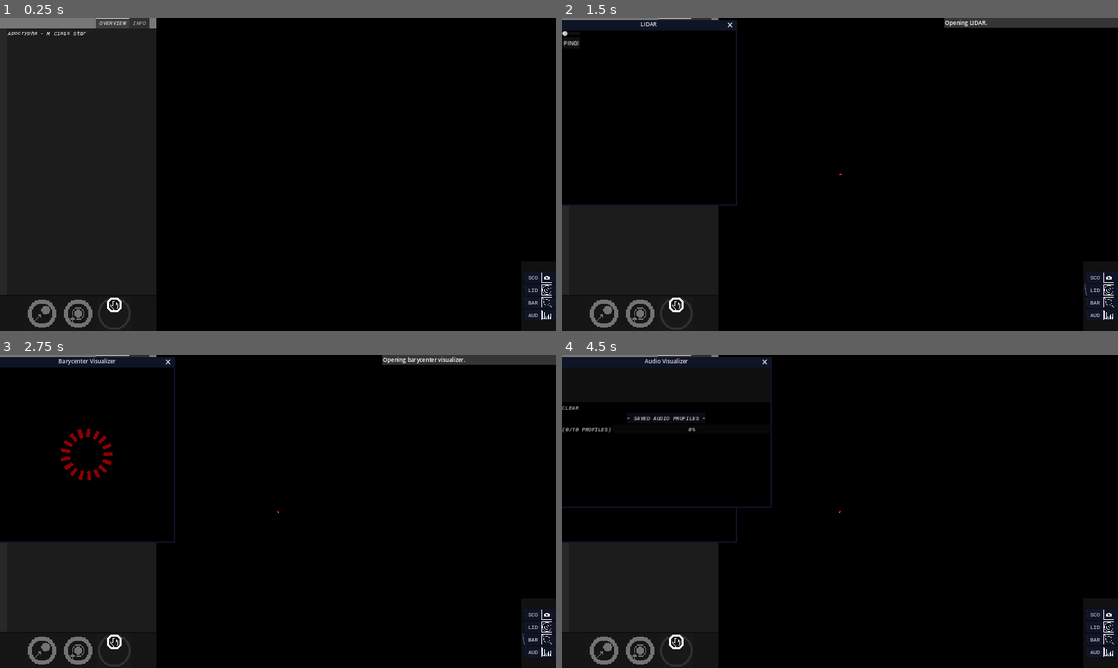
Above: before the commit, frames 1-4 (two rows, left to right).
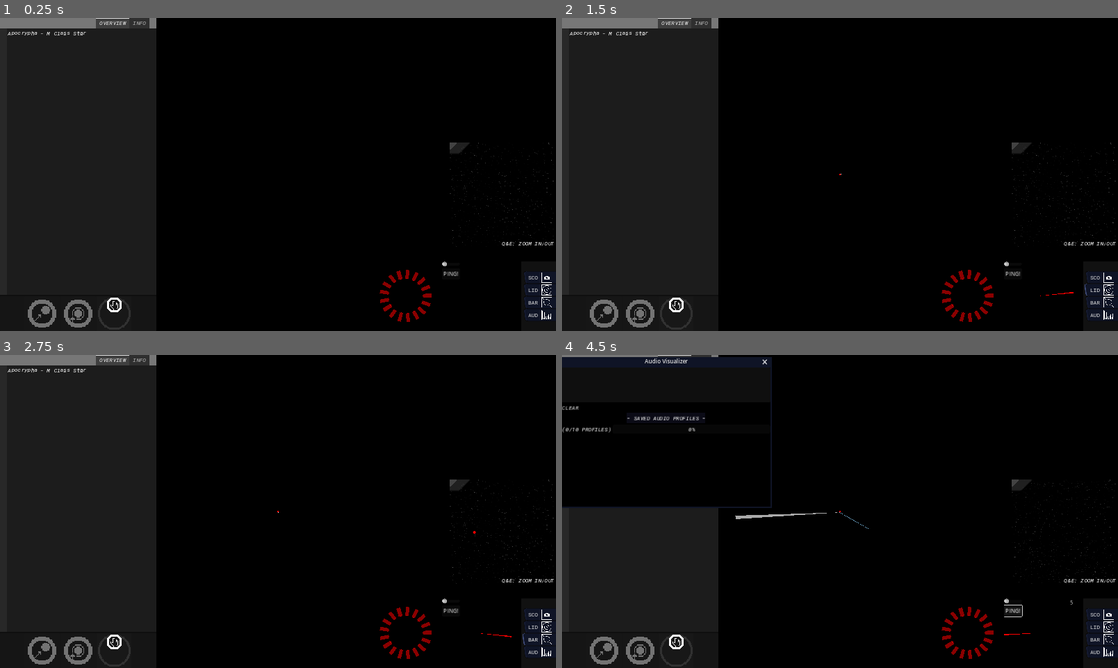
Above: after the commit, the same moments.

Repository: KermitGodFrog/Stellar-Cartography
Game: Godot game, scene res://Scenes/Game Master/gameMaster.tscn
Same seed, same stepped clock (60 frames per second), same inputs: the game is played once before the commit and once after it. Sound files missing from this copy of the repository are replaced by a short silence.
Inputs (mouse positions are in pixels of both pictures, inside the frame that each line leads up to):
- Up to frame 1 (0.25 s): no input
- Up to frame 2 (1.5 s): click "SCO" at 0.5 s; click "LID" at 1.25 s
- Up to frame 3 (2.75 s): click "BAR" at 2 s
- Up to frame 4 (4.5 s): click "AUD" at 2.75 s; click (678, 649) at 3.5 s; click "PING!" at 4.25 s

The runs differ from the first frame. In frame 1, 0.6% of the frame differs, in the area x 68-100%, y 39-98%; in frame 2, 18%; in frame 3, 18%, in the area x 0-100%, y 0-98%; in frame 4, 3.8%.
Error after the commit: Attempt to call function 'popup' in base 'null instance' on a null instance. (res://Scenes/Game/game.gd:422)

Commit message:
Made certain windows part of UI. Stashing changes before changing how input is handled across the game.

Diff:
--- a/Scenes/Barycenter Visualizer/barycenter_visualizer.tscn
+++ b/Scenes/Barycenter Visualizer/barycenter_visualizer.tscn
@@ -1,15 +1,11 @@
-[gd_scene load_steps=3 format=3 uid="uid://oqkfuasvgtj6"]
+[gd_scene load_steps=2 format=3 uid="uid://oqkfuasvgtj6"]
 
-[ext_resource type="Theme" uid="uid://bxsxiysg4ln2k" path="res://Scenes/window_theme.tres" id="1_q8gvx"]
 [ext_resource type="Script" path="res://Scenes/Barycenter Visualizer/barycenter_visualizer.gd" id="1_tynt4"]
 
-[node name="barycenter_visualizer_window" type="Window"]
-title = "Barycenter Visualizer"
-position = Vector2i(0, 36)
-size = Vector2i(500, 500)
-visible = false
-unresizable = true
-theme = ExtResource("1_q8gvx")
+[node name="barycenter_visualizer_window" type="SubViewport"]
+disable_3d = true
+transparent_bg = true
+size = Vector2i(200, 200)
 
 [node name="barycenter_control" type="Control" parent="."]
 layout_mode = 3
@@ -17,5 +13,3 @@
 offset_right = 40.0
 offset_bottom = 40.0
 script = ExtResource("1_tynt4")
-
-[connection signal="close_requested" from="." to="barycenter_control" method="_on_barycenter_visualizer_window_close_requested"]
--- a/Scenes/Game/game.gd
+++ b/Scenes/Game/game.gd
@@ -3,9 +3,9 @@
 
 var world: worldAPI
 @onready var system_map = $system_window/system
-@onready var system_3d = $system_3d_window/system_3d
-@onready var sonar = $sonar_window/sonar_control
-@onready var barycenter_visualizer = $barycenter_visualizer_window/barycenter_control
+@onready var system_3d = $system_window/system/camera/canvas/control/scopes_container/system_3d_window/system_3d
+@onready var sonar = $system_window/system/camera/canvas/control/horizontal/sonar_container/sonar_window/sonar_control
+@onready var barycenter_visualizer = $system_window/system/camera/canvas/control/horizontal/barycenter_container/barycenter_visualizer_window/barycenter_control
 @onready var audio_visualizer = $audio_visualizer_window/audio_control
 @onready var station_ui = $station_window/station_control
 @onready var dialogue_manager = $dialogueManager
@@ -118,7 +118,7 @@
 	dialogue_manager.set("player", world.player)
 
 	#SETTING WHETHER SYSTEM MAP HAS FOCUS OR NOT (SINCE ITS A NODE IT CANNOT USE HAS_FOCUS() DIRECTLY!)
-	if $system_3d_window.has_focus() or $sonar_window.has_focus() or $barycenter_visualizer_window.has_focus() or $audio_visualizer_window.has_focus() or $station_window.has_focus(): system_map.has_focus = false
+	if $audio_visualizer_window.has_focus() or $station_window.has_focus(): system_map.has_focus = false
 	else: system_map.has_focus = true
 	pass
 
--- a/Scenes/Game/game.tscn
+++ b/Scenes/Game/game.tscn
@@ -1,10 +1,7 @@
-[gd_scene load_steps=10 format=3 uid="uid://o18qlgh0vvwn"]
+[gd_scene load_steps=7 format=3 uid="uid://o18qlgh0vvwn"]
 
 [ext_resource type="Script" path="res://Scenes/Game/game.gd" id="1_mtv75"]
 [ext_resource type="PackedScene" uid="uid://bhroagne3v4wq" path="res://Scenes/System Map/system_map.tscn" id="2_jilbx"]
-[ext_resource type="PackedScene" uid="uid://co52u63cyk220" path="res://Scenes/System 3D/system_3d.tscn" id="4_53ki8"]
-[ext_resource type="PackedScene" uid="uid://chwm82adl21cm" path="res://Scenes/Sonar Interface/sonar_interface.tscn" id="4_lnw4j"]
-[ext_resource type="PackedScene" uid="uid://oqkfuasvgtj6" path="res://Scenes/Barycenter Visualizer/barycenter_visualizer.tscn" id="5_wmjnw"]
 [ext_resource type="PackedScene" uid="uid://dtbagvxj5to3" path="res://Scenes/Station UI/station_ui.tscn" id="6_g2s4t"]
 [ext_resource type="PackedScene" uid="uid://bwlfi3x5r51fo" path="res://Scenes/Audio Visualizer/audio_visualizer.tscn" id="7_uparo"]
 [ext_resource type="PackedScene" uid="uid://ckd75fjfh7urh" path="res://Data/Dialogue/dialogueManager.tscn" id="8_egtoq"]
@@ -15,12 +12,6 @@
 script = ExtResource("1_mtv75")
 
 [node name="system_window" parent="." instance=ExtResource("2_jilbx")]
-
-[node name="system_3d_window" parent="." instance=ExtResource("4_53ki8")]
-
-[node name="sonar_window" parent="." instance=ExtResource("4_lnw4j")]
-
-[node name="barycenter_visualizer_window" parent="." instance=ExtResource("5_wmjnw")]
 
 [node name="audio_visualizer_window" parent="." instance=ExtResource("7_uparo")]
 
--- a/Scenes/Sonar Interface/sonar_interface.gd
+++ b/Scenes/Sonar Interface/sonar_interface.gd
@@ -24,7 +24,7 @@
 	else:
 		cooldown_label.set_text("")
 
-	if Input.is_action_pressed("left_mouse") and owner.has_focus() and not mouse_over_ui:
+	if Input.is_action_pressed("left_mouse") and not mouse_over_ui:
 		ping_direction = get_screen_centre().direction_to(get_global_mouse_position())
 	queue_redraw()
 	pass
--- a/Scenes/Sonar Interface/sonar_interface.tscn
+++ b/Scenes/Sonar Interface/sonar_interface.tscn
@@ -1,15 +1,11 @@
-[gd_scene load_steps=3 format=3 uid="uid://chwm82adl21cm"]
+[gd_scene load_steps=2 format=3 uid="uid://chwm82adl21cm"]
 
 [ext_resource type="Script" path="res://Scenes/Sonar Interface/sonar_interface.gd" id="1_bmylm"]
-[ext_resource type="Theme" uid="uid://bxsxiysg4ln2k" path="res://Scenes/window_theme.tres" id="1_rjt1s"]
 
-[node name="sonar_window" type="Window"]
-title = "LIDAR"
-position = Vector2i(0, 36)
-size = Vector2i(500, 500)
-visible = false
-unresizable = true
-theme = ExtResource("1_rjt1s")
+[node name="sonar_window" type="SubViewport"]
+disable_3d = true
+transparent_bg = true
+size = Vector2i(200, 200)
 
 [node name="background" type="TextureRect" parent="."]
 texture_filter = 1
@@ -66,7 +62,6 @@
 "
 horizontal_alignment = 2
 
-[connection signal="close_requested" from="." to="sonar_control" method="_on_sonar_window_close_requested"]
 [connection signal="mouse_entered" from="sonar_control/flow_container/ping_button" to="sonar_control" method="_on_ping_button_mouse_entered"]
 [connection signal="mouse_exited" from="sonar_control/flow_container/ping_button" to="sonar_control" method="_on_ping_button_mouse_exited"]
 [connection signal="pressed" from="sonar_control/flow_container/ping_button" to="sonar_control" method="_on_ping_button_pressed"]
--- a/Scenes/System 3D/system_3d.gd
+++ b/Scenes/System 3D/system_3d.gd
@@ -61,7 +61,7 @@
 
 	#zooming
 	var zoom_axis = Input.get_axis("zoom_in", "zoom_out")
-	if zoom_axis and owner.has_focus():
+	if zoom_axis:
 		if not (zoom_axis == -1 and camera.fov == 10) and not (zoom_axis == 1 and camera.fov == 75):
 			camera.fov += zoom_axis
 
--- a/Scenes/System 3D/system_3d.tscn
+++ b/Scenes/System 3D/system_3d.tscn
@@ -1,7 +1,6 @@
-[gd_scene load_steps=13 format=3 uid="uid://co52u63cyk220"]
+[gd_scene load_steps=12 format=3 uid="uid://co52u63cyk220"]
 
 [ext_resource type="Script" path="res://Scenes/System 3D/system_3d.gd" id="1_a351o"]
-[ext_resource type="Theme" uid="uid://bxsxiysg4ln2k" path="res://Scenes/window_theme.tres" id="1_xv7x4"]
 [ext_resource type="Shader" path="res://Scenes/pixelate_shader.gdshader" id="2_ra6gs"]
 [ext_resource type="Shader" uid="uid://bqci5ex5ef2a6" path="res://Scenes/System 3D/sky_shader.tres" id="3_buwkt"]
 [ext_resource type="FontFile" uid="uid://xrcqj2080elm" path="res://Graphics/Fonts/RobotoMono Medium.ttf" id="3_wi6mv"]
@@ -40,14 +39,9 @@
 tonemap_mode = 2
 tonemap_exposure = 2.0
 
-[node name="system_3d_window" type="Window"]
+[node name="system_3d_window" type="SubViewport"]
 canvas_item_default_texture_filter = 0
-title = "Scopes"
-position = Vector2i(0, 36)
-size = Vector2i(500, 500)
-visible = false
-unresizable = true
-theme = ExtResource("1_xv7x4")
+size = Vector2i(300, 300)
 
 [node name="system_3d" type="Node3D" parent="."]
 script = ExtResource("1_a351o")
@@ -106,5 +100,3 @@
 
 [node name="star_omni_light" type="OmniLight3D" parent="system_3d"]
 omni_range = 4096.0
-
-[connection signal="close_requested" from="." to="system_3d" method="_on_system_3d_window_close_requested"]
--- a/Scenes/System Map/system_map.gd
+++ b/Scenes/System Map/system_map.gd
@@ -210,6 +210,11 @@
 	queue_redraw()
 	pass
 
+func _unhandled_input(event):
+	pass
+
+
+
 func _draw():
 	draw_map()
 	draw_sonar()
--- a/Scenes/System Map/system_map.tscn
+++ b/Scenes/System Map/system_map.tscn
@@ -10,9 +10,12 @@
 [ext_resource type="Theme" uid="uid://br33hy3pgvm14" path="res://Scenes/System Map/system_map_APPS_theme.tres" id="8_a7cgy"]
 [ext_resource type="Texture2D" uid="uid://by3kiv6a2b0ef" path="res://Graphics/scopes_icon.png" id="8_jefec"]
 [ext_resource type="Script" path="res://Scenes/System Map/console.gd" id="8_oaj06"]
+[ext_resource type="PackedScene" uid="uid://oqkfuasvgtj6" path="res://Scenes/Barycenter Visualizer/barycenter_visualizer.tscn" id="9_2aiel"]
 [ext_resource type="Texture2D" uid="uid://btt2br45f8t21" path="res://Graphics/sonar_icon.png" id="9_4nwtv"]
 [ext_resource type="Script" path="res://Scenes/System Map/ui_apps_scroll.gd" id="9_pw1kh"]
+[ext_resource type="PackedScene" uid="uid://chwm82adl21cm" path="res://Scenes/Sonar Interface/sonar_interface.tscn" id="10_48t0n"]
 [ext_resource type="Texture2D" uid="uid://dmbeihbgpfdbj" path="res://Graphics/barycenter_icon.png" id="10_ih8qm"]
+[ext_resource type="PackedScene" uid="uid://co52u63cyk220" path="res://Scenes/System 3D/system_3d.tscn" id="11_domud"]
 [ext_resource type="Texture2D" uid="uid://csvtv1sy2k3ns" path="res://Graphics/audio_visualizer_icon.png" id="11_lvg8y"]
 [ext_resource type="AudioStream" uid="uid://cc05rvmmtxsev" path="res://Sound/SFX/LIDAR/scanning_1.wav" id="15_gusf2"]
 [ext_resource type="AudioStream" uid="uid://cus4xdrnkykve" path="res://Sound/SFX/LIDAR/scanning_2.wav" id="16_7te6b"]
@@ -262,23 +265,6 @@
 popup/item_2/text = "HIGH"
 popup/item_2/id = 2
 
-[node name="controls_label" type="Label" parent="system/camera/canvas/control"]
-visible = false
-layout_mode = 1
-anchors_preset = 1
-anchor_left = 1.0
-anchor_right = 1.0
-offset_left = -188.0
-offset_bottom = 97.0
-grow_horizontal = 0
-theme = ExtResource("3_djc4s")
-text = "RMB: LAY IN A COURSE
-LMB: POINT SCOPES
-Q&E: ZOOM IN/OUT
-WASD: MOVE
-"
-horizontal_alignment = 2
-
 [node name="console" type="ItemList" parent="system/camera/canvas/control"]
 custom_minimum_size = Vector2(500, 200)
 layout_mode = 1
@@ -302,21 +288,58 @@
 theme_override_styles/cursor_unfocused = SubResource("StyleBoxEmpty_m5crt")
 script = ExtResource("8_oaj06")
 
-[node name="apps_panel" type="Panel" parent="system/camera/canvas/control"]
-custom_minimum_size = Vector2(100, 200)
+[node name="scopes_container" type="SubViewportContainer" parent="system/camera/canvas/control"]
+custom_minimum_size = Vector2(300, 300)
+layout_mode = 0
+offset_left = 1295.0
+offset_top = 359.0
+offset_right = 1595.0
+offset_bottom = 659.0
+
+[node name="system_3d_window" parent="system/camera/canvas/control/scopes_container" instance=ExtResource("11_domud")]
+handle_input_locally = false
+render_target_update_mode = 4
+
+[node name="horizontal" type="HBoxContainer" parent="system/camera/canvas/control"]
+custom_minimum_size = Vector2(500, 200)
 layout_mode = 1
 anchors_preset = 3
 anchor_left = 1.0
 anchor_top = 1.0
 anchor_right = 1.0
 anchor_bottom = 1.0
-offset_left = -40.0
-offset_top = -40.0
+offset_left = -516.0
+offset_top = -200.0
 grow_horizontal = 0
 grow_vertical = 0
+
+[node name="barycenter_container" type="SubViewportContainer" parent="system/camera/canvas/control/horizontal"]
+custom_minimum_size = Vector2(200, 200)
+layout_mode = 2
+
+[node name="barycenter_visualizer_window" parent="system/camera/canvas/control/horizontal/barycenter_container" instance=ExtResource("9_2aiel")]
+handle_input_locally = false
+render_target_update_mode = 4
+
+[node name="sonar_container" type="SubViewportContainer" parent="system/camera/canvas/control/horizontal"]
+custom_minimum_size = Vector2(200, 200)
+layout_mode = 2
+
+[node name="sonar_window" parent="system/camera/canvas/control/horizontal/sonar_container" instance=ExtResource("10_48t0n")]
+handle_input_locally = false
+render_target_update_mode = 4
+
+[node name="separator" type="VSeparator" parent="system/camera/canvas/control/horizontal"]
+custom_minimum_size = Vector2(0, 200)
+layout_mode = 2
+theme_override_constants/separation = 20
+
+[node name="apps_panel" type="Panel" parent="system/camera/canvas/control/horizontal"]
+custom_minimum_size = Vector2(100, 200)
+layout_mode = 2
 theme = ExtResource("8_a7cgy")
 
-[node name="apps_margin" type="MarginContainer" parent="system/camera/canvas/control/apps_panel"]
+[node name="apps_margin" type="MarginContainer" parent="system/camera/canvas/control/horizontal/apps_panel"]
 layout_mode = 1
 anchors_preset = 15
 anchor_right = 1.0
@@ -328,12 +351,12 @@
 theme_override_constants/margin_right = 10
 theme_override_constants/margin_bottom = 10
 
-[node name="apps_scroll" type="VBoxContainer" parent="system/camera/canvas/control/apps_panel/apps_margin" groups=["FOLLOW_UPGRADE_STATE"]]
+[node name="apps_scroll" type="VBoxContainer" parent="system/camera/canvas/control/horizontal/apps_panel/apps_margin" groups=["FOLLOW_UPGRADE_STATE"]]
 layout_mode = 2
 alignment = 1
 script = ExtResource("9_pw1kh")
 
-[node name="scopes_button" type="Button" parent="system/camera/canvas/control/apps_panel/apps_margin/apps_scroll"]
+[node name="scopes_button" type="Button" parent="system/camera/canvas/control/horizontal/apps_panel/apps_margin/apps_scroll"]
 layout_mode = 2
 theme = ExtResource("8_a7cgy")
 text = "SCO"
@@ -341,7 +364,7 @@
 clip_text = true
 icon_alignment = 2
 
-[node name="sonar_button" type="Button" parent="system/camera/canvas/control/apps_panel/apps_margin/apps_scroll"]
+[node name="sonar_button" type="Button" parent="system/camera/canvas/control/horizontal/apps_panel/apps_margin/apps_scroll"]
 layout_mode = 2
 theme = ExtResource("8_a7cgy")
 text = "LID"
@@ -349,7 +372,7 @@
 clip_text = true
 icon_alignment = 2
 
-[node name="barycenter_button" type="Button" parent="system/camera/canvas/control/apps_panel/apps_margin/apps_scroll"]
+[node name="barycenter_button" type="Button" parent="system/camera/canvas/control/horizontal/apps_panel/apps_margin/apps_scroll"]
 layout_mode = 2
 theme = ExtResource("8_a7cgy")
 text = "BAR"
@@ -357,7 +380,7 @@
 clip_text = true
 icon_alignment = 2
 
-[node name="audio_visualizer_button" type="Button" parent="system/camera/canvas/control/apps_panel/apps_margin/apps_scroll"]
+[node name="audio_visualizer_button" type="Button" parent="system/camera/canvas/control/horizontal/apps_panel/apps_margin/apps_scroll"]
 visible = false
 layout_mode = 2
 theme = ExtResource("8_a7cgy")
@@ -389,15 +412,15 @@
 [connection signal="mouse_exited" from="system/camera/canvas/control/tabs/OVERVIEW/actions_panel/actions_scroll/stop_button" to="system" method="_on_stop_button_mouse_exited"]
 [connection signal="pressed" from="system/camera/canvas/control/tabs/OVERVIEW/actions_panel/actions_scroll/stop_button" to="system" method="_on_stop_button_pressed"]
 [connection signal="item_selected" from="system/camera/canvas/control/tabs/INFO/picker_panel/picker_margin/picker_scroll/picker_button" to="system" method="_on_picker_button_item_selected"]
-[connection signal="mouse_entered" from="system/camera/canvas/control/apps_panel/apps_margin/apps_scroll/scopes_button" to="system" method="_on_scopes_button_mouse_entered"]
-[connection signal="mouse_exited" from="system/camera/canvas/control/apps_panel/apps_margin/apps_scroll/scopes_button" to="system" method="_on_scopes_button_mouse_exited"]
-[connection signal="pressed" from="system/camera/canvas/control/apps_panel/apps_margin/apps_scroll/scopes_button" to="system" method="_on_scopes_button_pressed"]
-[connection signal="mouse_entered" from="system/camera/canvas/control/apps_panel/apps_margin/apps_scroll/sonar_button" to="system" method="_on_sonar_button_mouse_entered"]
-[connection signal="mouse_exited" from="system/camera/canvas/control/apps_panel/apps_margin/apps_scroll/sonar_button" to="system" method="_on_sonar_button_mouse_exited"]
-[connection signal="pressed" from="system/camera/canvas/control/apps_panel/apps_margin/apps_scroll/sonar_button" to="system" method="_on_sonar_button_pressed"]
-[connection signal="mouse_entered" from="system/camera/canvas/control/apps_panel/apps_margin/apps_scroll/barycenter_button" to="system" method="_on_barycenter_button_mouse_entered"]
-[connection signal="mouse_exited" from="system/camera/canvas/control/apps_panel/apps_margin/apps_scroll/barycenter_button" to="system" method="_on_barycenter_button_mouse_exited"]
-[connection signal="pressed" from="system/camera/canvas/control/apps_panel/apps_margin/apps_scroll/barycenter_button" to="system" method="_on_barycenter_button_pressed"]
-[connection signal="mouse_entered" from="system/camera/canvas/control/apps_panel/apps_margin/apps_scroll/audio_visualizer_button" to="system" method="_on_audio_visualizer_button_mouse_entered"]
-[connection signal="mouse_exited" from="system/camera/canvas/control/apps_panel/apps_margin/apps_scroll/audio_visualizer_button" to="system" method="_on_audio_visualizer_button_mouse_exited"]
-[connection signal="pressed" from="system/camera/canvas/control/apps_panel/apps_margin/apps_scroll/audio_visualizer_button" to="system" method="_on_audio_visualizer_button_pressed"]
+[connection signal="mouse_entered" from="system/camera/canvas/control/horizontal/apps_panel/apps_margin/apps_scroll/scopes_button" to="system" method="_on_scopes_button_mouse_entered"]
+[connection signal="mouse_exited" from="system/camera/canvas/control/horizontal/apps_panel/apps_margin/apps_scroll/scopes_button" to="system" method="_on_scopes_button_mouse_exited"]
+[connection signal="pressed" from="system/camera/canvas/control/horizontal/apps_panel/apps_margin/apps_scroll/scopes_button" to="system" method="_on_scopes_button_pressed"]
+[connection signal="mouse_entered" from="system/camera/canvas/control/horizontal/apps_panel/apps_margin/apps_scroll/sonar_button" to="system" method="_on_sonar_button_mouse_entered"]
+[connection signal="mouse_exited" from="system/camera/canvas/control/horizontal/apps_panel/apps_margin/apps_scroll/sonar_button" to="system" method="_on_sonar_button_mouse_exited"]
+[connection signal="pressed" from="system/camera/canvas/control/horizontal/apps_panel/apps_margin/apps_scroll/sonar_button" to="system" method="_on_sonar_button_pressed"]
+[connection signal="mouse_entered" from="system/camera/canvas/control/horizontal/apps_panel/apps_margin/apps_scroll/barycenter_button" to="system" method="_on_barycenter_button_mouse_entered"]
+[connection signal="mouse_exited" from="system/camera/canvas/control/horizontal/apps_panel/apps_margin/apps_scroll/barycenter_button" to="system" method="_on_barycenter_button_mouse_exited"]
+[connection signal="pressed" from="system/camera/canvas/control/horizontal/apps_panel/apps_margin/apps_scroll/barycenter_button" to="system" method="_on_barycenter_button_pressed"]
+[connection signal="mouse_entered" from="system/camera/canvas/control/horizontal/apps_panel/apps_margin/apps_scroll/audio_visualizer_button" to="system" method="_on_audio_visualizer_button_mouse_entered"]
+[connection signal="mouse_exited" from="system/camera/canvas/control/horizontal/apps_panel/apps_margin/apps_scroll/audio_visualizer_button" to="system" method="_on_audio_visualizer_button_mouse_exited"]
+[connection signal="pressed" from="system/camera/canvas/control/horizontal/apps_panel/apps_margin/apps_scroll/audio_visualizer_button" to="system" method="_on_audio_visualizer_button_pressed"]
Not shown: 1 places in Scenes/System Map/system_map.tscn that only renumber resources
